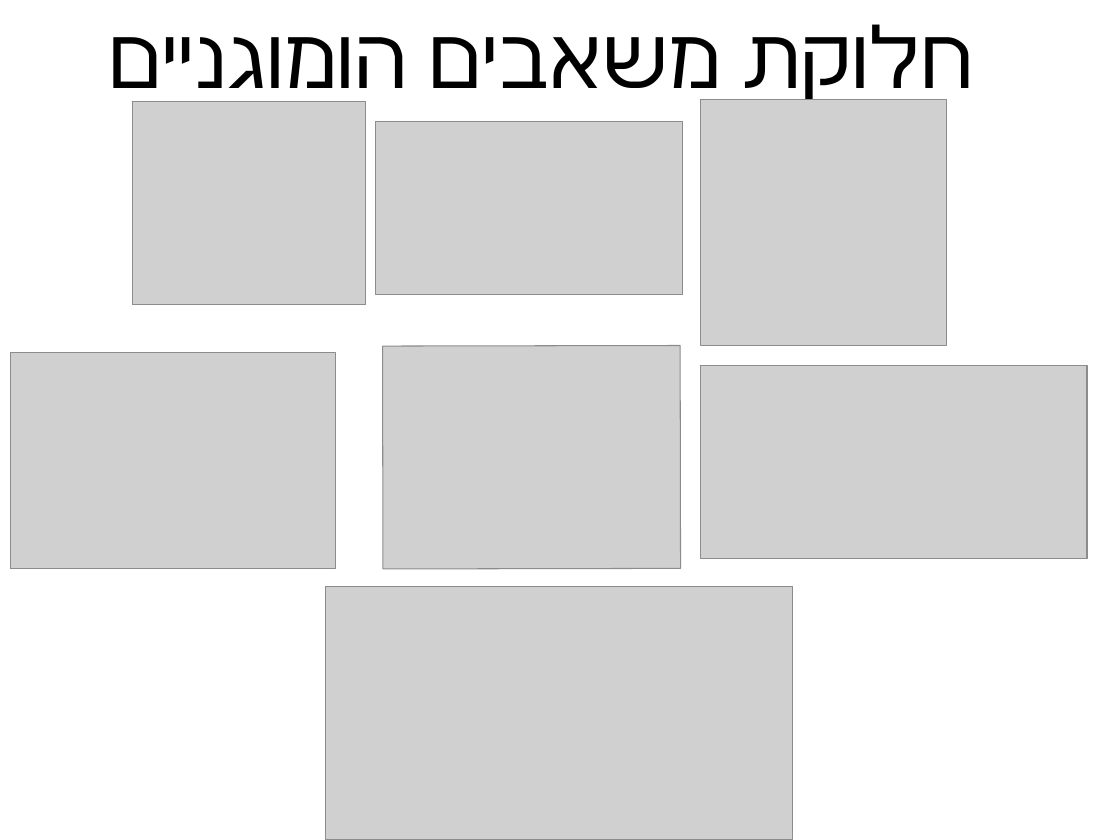
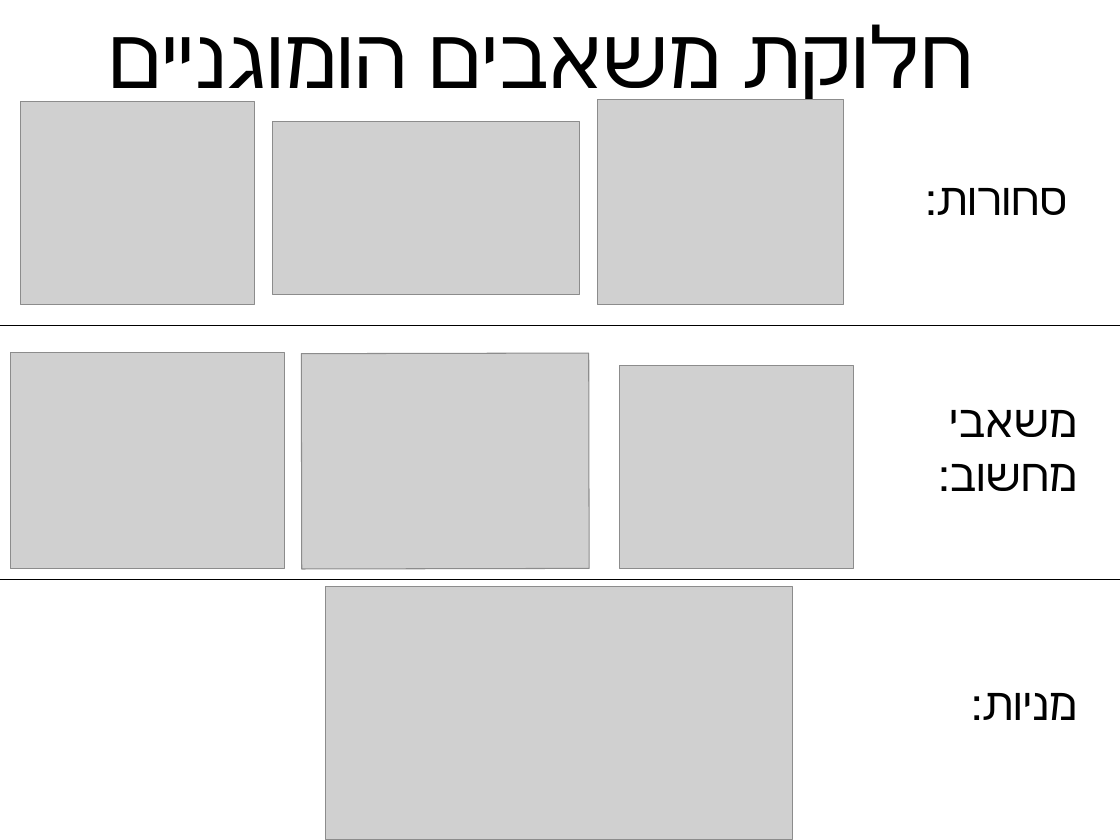
Before and after one commit to erelsgl-at-ariel/algorithms-5783, a slide deck: slide 2 of 02-pareto-efficiency/slides-leximin.odp. Drawn at 1120x840 pixels with LibreOffice and Linux fonts; fonts in the diff are those of the drawing; grey boxes stand for pictures. Boxes give left, top, right and bottom in pixels: in the first picture for what was removed or moved away, otherwise in the second. Text is boxed around its words. In the diff, an @@ line names an element or a change of style, - is before the commit and + after.

```diff
--- a/02-pareto-efficiency/slides-leximin.odp
+++ b/02-pareto-efficiency/slides-leximin.odp
@@ picture: place and size @@
-picture at bbox=[132, 102, 366, 305]
+picture at bbox=[20, 102, 254, 305]
@@ picture: place and size @@
-picture at bbox=[701, 100, 947, 346]
+picture at bbox=[598, 100, 844, 305]
@@ picture: place and size @@
-picture at bbox=[376, 122, 683, 295]
+picture at bbox=[272, 122, 579, 295]
@@ text added at bbox=[925, 188, 1067, 215], 32 pt, text #000000 @@
+סחורות:
@@ line added from (0, 325) to (1120, 325), #000000 0 pt @@
@@ picture: place and size @@
-picture at bbox=[10, 352, 335, 569]
+picture at bbox=[10, 352, 285, 569]
@@ picture: place and size @@
-picture at bbox=[383, 346, 681, 569]
+picture at bbox=[301, 353, 589, 569]
@@ picture: place and size @@
-picture at bbox=[701, 366, 1087, 559]
+picture at bbox=[620, 366, 854, 569]
@@ text added at bbox=[938, 410, 1077, 491], 32 pt, text #000000 @@
+משאבי מחשוב:
@@ line added from (0, 579) to (1120, 579), #000000 0 pt @@
@@ text added at bbox=[971, 693, 1077, 720], 32 pt, text #000000 @@
+מניות:
```
Also in this commit, not shown: 15 other slides changed, 5 slides added, 9 other files.
